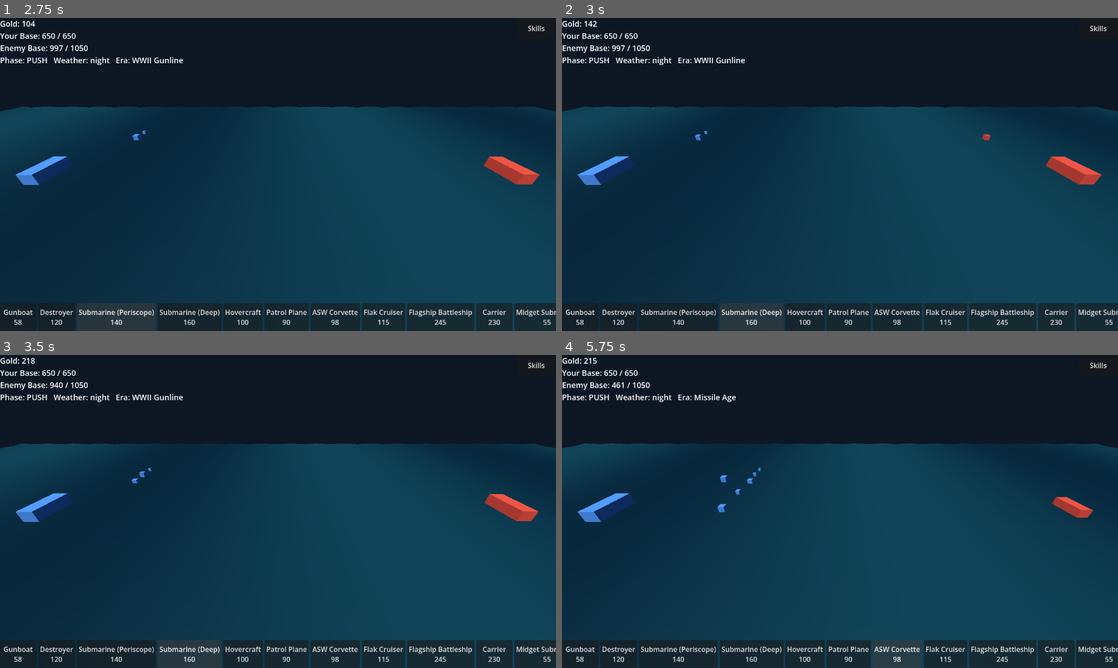
Above: before the commit, frames 1-4 (two rows, left to right).
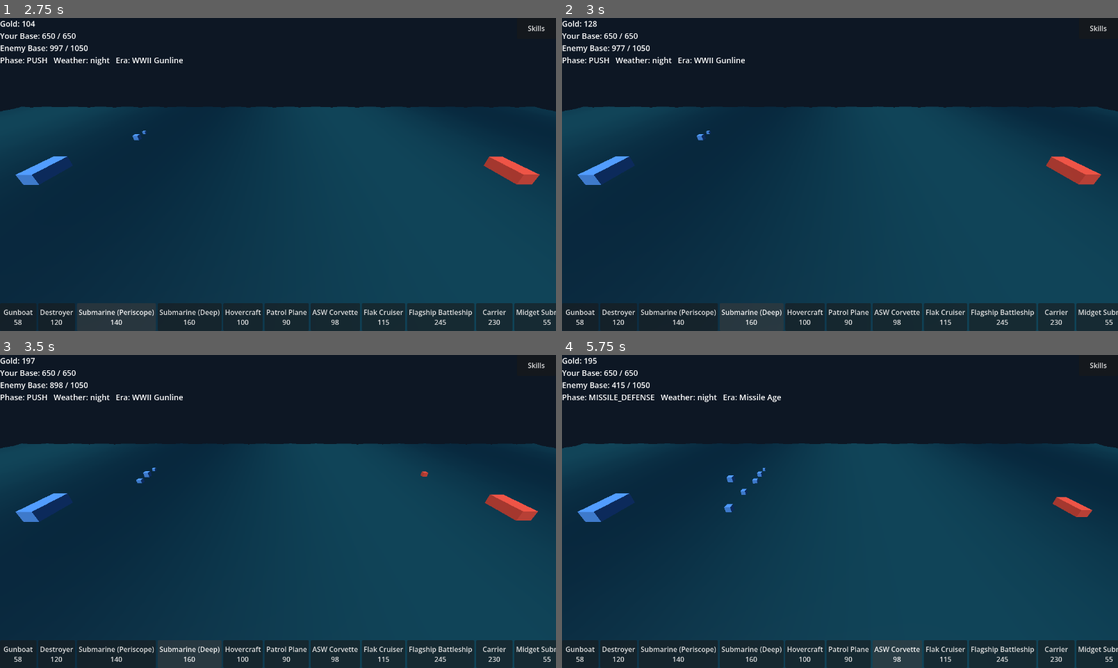
Above: after the commit, the same moments.

Repository: icomppower/iron-corridor
Game: Godot game, scene res://presentation/Main.tscn
Two runs of this game, one before a commit and one after it. Both use one fixed random seed, a clock stepped at 60 frames per second and the inputs below.
Inputs:
- Up to frame 1 (2.75 s): click "Gunboat 58" at 0.5 s; click "Destroyer 120" at 1.25 s; click "Submarine (Periscope) 140" at 2 s
- Up to frame 2 (3 s): click "Submarine (Deep) 160" at 2.75 s
- Up to frame 3 (3.5 s): no input
- Up to frame 4 (5.75 s): click "Hovercraft 100" at 3.5 s; click "Patrol Plane 90" at 4.25 s; click "ASW Corvette 98" at 5 s

Frame 1 is identical in both runs. In frame 2, 0.1% of the frame differs, in the area x 4-98%, y 0-54%; in frame 3, 0.2%; in frame 4, 0.7%, in the area x 4-96%, y 0-52%.

Commit message:
Balance convergence pass 3: per-level enemy comps, strategy identities
Pass-2 numbers showed the flatline cause: turtle 1.00 on every level,
mixed ~0.9, rush/eco ~0 from level_02 on — strategies were lopsided vs
level_ai, not levels mistuned.

- rush: true cheap-tempo comp (gunboat x2 weight, midget_sub,
  hovercraft) — drops the 140g submarine save-stall that killed its
  opening pressure
- eco: seeds corvettes (weather-immune, covers periscope+deep) instead
  of gunboats — needs only a few more survival ticks for Balance4
- level_ai: reads per-level 'enemy_priority' from level JSON
  (rules-as-data); levels 03-05 mass shallow subs as the designed
  turtle-wall breaker (concentrated torpedoes vs split-fire escorts),
  plus midget/flak/flagship layering on 04/05
- incomes re-leveled 10 / 12.5 / 16 / 18.5 / 21

Co-Authored-By: Claude Fable 5 <noreply@anthropic.com>
Claude-Session: https://claude.ai/code/session_01CdRtWNHmvePL8b9JUYqr96

Diff:
--- a/data/levels/level_01.json
+++ b/data/levels/level_01.json
@@ -2,7 +2,7 @@
   "id": "level_01",
   "name": "Coastal Approach",
   "turn_budget": 380,
-  "enemy_income_base": 10.5,
+  "enemy_income_base": 10.0,
   "enemy_base_hp": 1050,
   "player_base_hp": 650,
   "enemy_roster": [
@@ -36,5 +36,11 @@
     "fog": 0.15,
     "night": 0.15,
     "storm": 0.05
-  }
+  },
+  "enemy_priority": [
+    "gunboat",
+    "destroyer",
+    "submarine_shallow",
+    "INCOME"
+  ]
 }
--- a/data/levels/level_02.json
+++ b/data/levels/level_02.json
@@ -37,5 +37,12 @@
     "fog": 0.2,
     "night": 0.15,
     "storm": 0.1
-  }
+  },
+  "enemy_priority": [
+    "gunboat",
+    "hovercraft",
+    "destroyer",
+    "submarine_shallow",
+    "INCOME"
+  ]
 }
--- a/data/levels/level_03.json
+++ b/data/levels/level_03.json
@@ -2,7 +2,7 @@
   "id": "level_03",
   "name": "Convoy Gauntlet",
   "turn_budget": 400,
-  "enemy_income_base": 15.5,
+  "enemy_income_base": 16.0,
   "enemy_base_hp": 1550,
   "player_base_hp": 710,
   "enemy_roster": [
@@ -39,5 +39,13 @@
     "fog": 0.2,
     "night": 0.2,
     "storm": 0.1
-  }
+  },
+  "enemy_priority": [
+    "submarine_shallow",
+    "submarine_shallow",
+    "destroyer",
+    "corvette_asw",
+    "gunboat",
+    "INCOME"
+  ]
 }
--- a/data/levels/level_04.json
+++ b/data/levels/level_04.json
@@ -2,7 +2,7 @@
   "id": "level_04",
   "name": "Deepwater Blockade",
   "turn_budget": 410,
-  "enemy_income_base": 18.0,
+  "enemy_income_base": 18.5,
   "enemy_base_hp": 1650,
   "player_base_hp": 740,
   "enemy_roster": [
@@ -42,5 +42,14 @@
     "fog": 0.2,
     "night": 0.2,
     "storm": 0.15
-  }
+  },
+  "enemy_priority": [
+    "submarine_shallow",
+    "submarine_shallow",
+    "midget_sub",
+    "corvette_asw",
+    "flak_cruiser",
+    "destroyer",
+    "INCOME"
+  ]
 }
--- a/data/levels/level_05.json
+++ b/data/levels/level_05.json
@@ -2,7 +2,7 @@
   "id": "level_05",
   "name": "Iron Corridor",
   "turn_budget": 420,
-  "enemy_income_base": 20.5,
+  "enemy_income_base": 21.0,
   "enemy_base_hp": 1800,
   "player_base_hp": 770,
   "enemy_roster": [
@@ -43,5 +43,16 @@
     "fog": 0.2,
     "night": 0.2,
     "storm": 0.2
-  }
+  },
+  "enemy_priority": [
+    "submarine_shallow",
+    "submarine_shallow",
+    "midget_sub",
+    "hovercraft",
+    "corvette_asw",
+    "flak_cruiser",
+    "destroyer",
+    "INCOME",
+    "battleship_flagship"
+  ]
 }
--- a/sim/strategies.gd
+++ b/sim/strategies.gd
@@ -12,7 +12,7 @@
 		return
 	match strategy_id:
 		"rush":
-			_spend_weighted(side, catalog, economy, tick, ["gunboat", "hovercraft", "submarine_shallow"])
+			_spend_weighted(side, catalog, economy, tick, ["gunboat", "gunboat", "midget_sub", "hovercraft"])
 		"eco":
 			_eco(side, catalog, level, economy, tick)
 		"turtle":
@@ -20,7 +20,11 @@
 		"mixed":
 			_spend_weighted(side, catalog, economy, tick, ["gunboat", "corvette_asw", "destroyer", "flak_cruiser", "submarine_shallow", "hovercraft", "minelayer", "INCOME", "battleship_flagship", "carrier"])
 		"level_ai":
-			_spend_weighted(side, catalog, economy, tick, ["gunboat", "destroyer", "submarine_shallow", "hovercraft", "corvette_asw", "flak_cruiser", "midget_sub", "submarine_deep", "INCOME", "battleship_flagship"])
+			# Per-level enemy composition is rules-as-data: levels may ship an
+			# "enemy_priority" list to shape what the AI masses (e.g. sub-heavy
+			# wall-breaker comps on later levels). Roster still gates buys.
+			var default_priority := ["gunboat", "destroyer", "submarine_shallow", "hovercraft", "corvette_asw", "flak_cruiser", "midget_sub", "submarine_deep", "INCOME", "battleship_flagship"]
+			_spend_weighted(side, catalog, economy, tick, level.get("enemy_priority", default_priority))
 		_:
 			push_error("Strategies: unknown strategy_id %s" % strategy_id)
 
@@ -38,11 +42,12 @@
 	var defender_hp := 0.0
 	for uid in side["stacks"].keys():
 		defender_hp += float(side["stacks"][uid]["alive_hp"])
-	var udef: Dictionary = catalog.units.get("gunboat", {})
+	var seed_unit := "corvette_asw" if side["roster"].has("corvette_asw") else "gunboat"
+	var udef: Dictionary = catalog.units.get(seed_unit, {})
 	var threat_scale: float = max(1.0, float(level.get("enemy_income_base", 12.0)) / 12.0)
 	var seed_target: float = float(udef.get("hp", 40.0)) * 3.0 * threat_scale
-	if defender_hp < seed_target and side["roster"].has("gunboat"):
-		MatchSim.enqueue_build(side, catalog, "gunboat", economy, tick)
+	if defender_hp < seed_target and side["roster"].has(seed_unit):
+		MatchSim.enqueue_build(side, catalog, seed_unit, economy, tick)
 		return
 	_spend_weighted(side, catalog, economy, tick, ["INCOME", "INSTALLMENT", "gunboat", "corvette_asw"])
 
